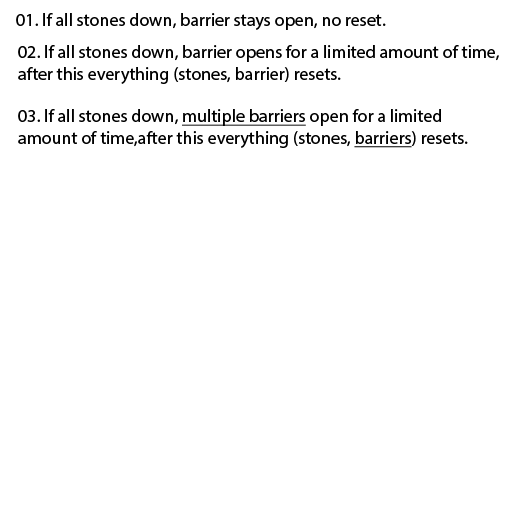
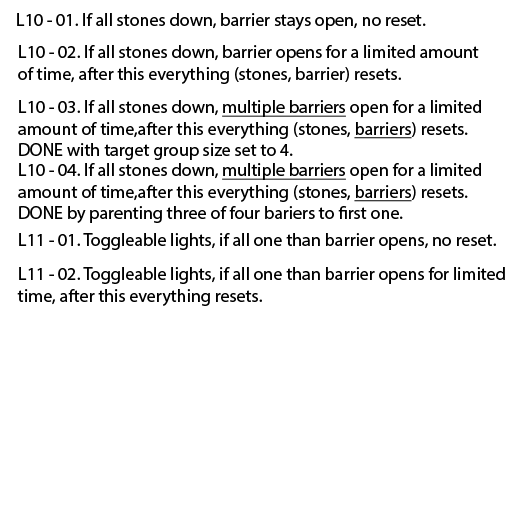
Comparing the layer stacks of the two 512px x 512px images. Changes:
added layer "L11 - 02. Toggleable lights, if all one than barrier opens for" above "L11 - 01. Toggleable lights, if all one than barrier opens, no" over (17, 267, 505, 306)
added layer "L11 - 01. Toggleable lights, if all one than barrier opens, no" above "L10 - 04. If all stones down, multiple barriers open for a limi" over (19, 233, 496, 250)
added layer "L10 - 04. If all stones down, multiple barriers open for a limi" above "L10 - 03. If all stones down, multiple barriers open for a limi" over (18, 163, 481, 223)
renamed "03. If all stones down, multiple barriers open for a limited a" to "L10 - 03. If all stones down, multiple barriers open for a limi", painted on it over (18, 100, 481, 160)
renamed "02. If all stones down, barrier opens for a limited amount of t" to "L10 - 02. If all stones down, barrier opens for a limited amoun", painted on it over (18, 45, 499, 84)
renamed "01. If all stones down, barrier stays open, no reset." to "L10 - 01. If all stones down, barrier stays open, no reset.", painted on it over (16, 13, 426, 30)
